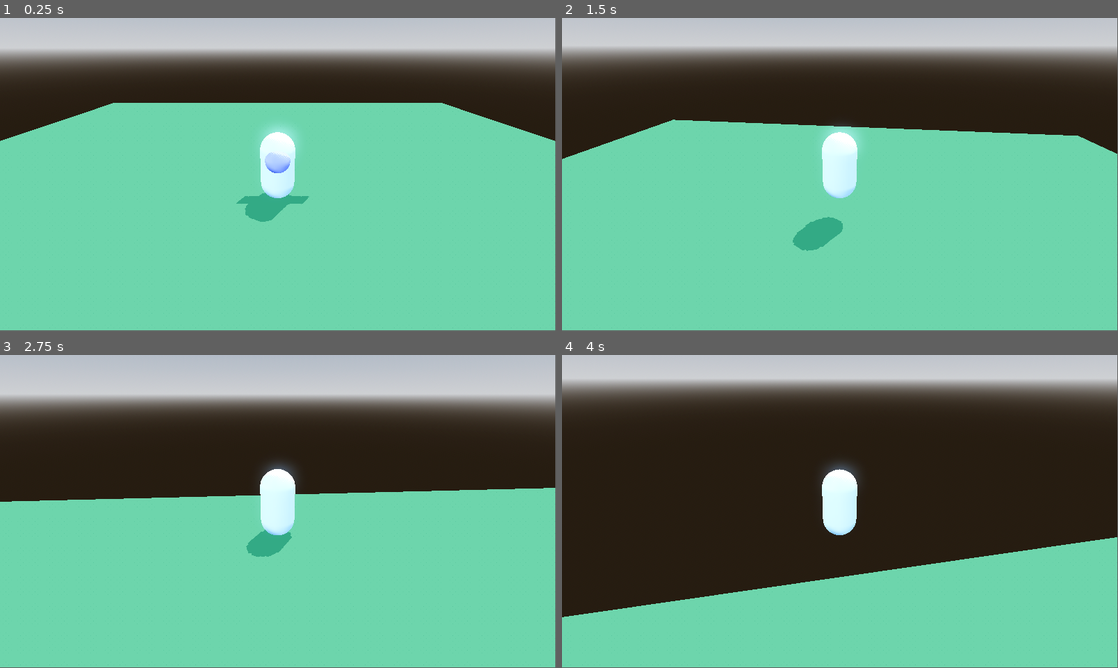
Above: before the commit, frames 1-4 (two rows, left to right).
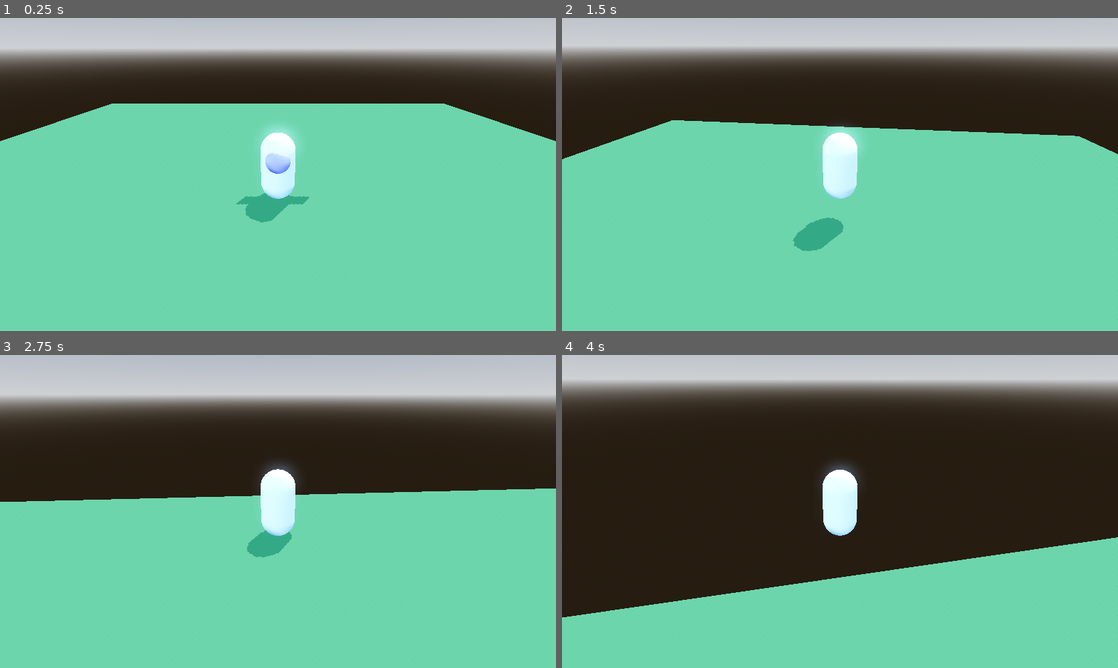
Above: after the commit, the same moments.

Repository: kyle-hessel/godot-narrative-prototype
Game: Godot game, scene res://scenes/main.tscn
The game is run twice, just before and just after one commit, with the same random seed, the same clock (stepped at 60 frames per second) and the same inputs.
Inputs (mouse positions are in pixels of both pictures, inside the frame that each line leads up to):
- Up to frame 1 (0.25 s): no input
- Up to frame 2 (1.5 s): tap Enter at 0.5 s; move the mouse to (867, 171) at 0.52 s; hold 1 (combat_action1) 0.53-1.28 s; hold W (forward) from 0.53 s (still down); tap Space (jump) at 0.77 s; move the mouse to (812, 174) at 1.27 s; tap 2 (combat_action2) at 1.35 s
- Up to frame 3 (2.75 s): keep holding W (forward); tap Space (jump) at 1.52 s; move the mouse to (289, 505) at 2.02 s; hold 3 (combat_action3) from 2.03 s (still down)
- Up to frame 4 (4 s): keep holding W (forward); move the mouse to (834, 514) at 2.77 s; release 3 (combat_action3) at 2.78 s; tap 4 (combat_action4) at 2.85 s; tap Space (jump) at 3.02, 3.77 s; move the mouse to (878, 514) at 3.52 s; tap R (day_increment_test) at 3.6 s
In our replay, the window is 799x449 before the commit and 800x450 after it. These sizes can differ from the game's own. Grey fills any space a smaller window leaves; there, only what the larger window draws over its background counts as a difference.

The runs differ from the first frame. In frame 1, 0.3% of the frame differs, in the area x 0-100%, y 0-66%; in frame 2, 0.2%; in frame 3, 0.2%; in frame 4, 0.2%.

Commit message:
Rearranged calendar_ui a bit with better spacing, set some initial basic theme overrides on the calendar_theme, and set the project's window stretch mode to canvas_items to preserve 2D UI scaling at any resolution, which works great! I am also opting for now to force keep aspect and turn the resizable window off, as I don't really see myself using a resizable window that isn't at a fixed aspect ratio (albeit one thing I should keep in mind is ultrawide monitors).

Diff:
--- a/assets/UI/calendar_theme.tres
+++ b/assets/UI/calendar_theme.tres
@@ -1,3 +1,5 @@
 [gd_resource type="Theme" format=3 uid="uid://b2s7haww6nd6t"]
 
 [resource]
+HeaderLarge/font_sizes/font_size = 48
+HeaderMedium/font_sizes/font_size = 36
--- a/project.godot
+++ b/project.godot
@@ -19,6 +19,11 @@
 
 GameManager="*res://scenes/singletons/game_manager.tscn"
 UIManager="*res://scenes/singletons/ui_manager.tscn"
+
+[display]
+
+window/size/resizable=false
+window/stretch/mode="canvas_items"
 
 [input]
 
--- a/scenes/UI/calendar_ui.tscn
+++ b/scenes/UI/calendar_ui.tscn
@@ -22,28 +22,50 @@
 [node name="CalendarInsideMargin" type="MarginContainer" parent="CalendarOutsideMargin/CalendarContainer"]
 layout_mode = 2
 theme_override_constants/margin_left = 20
-theme_override_constants/margin_top = 20
+theme_override_constants/margin_top = 15
 theme_override_constants/margin_right = 20
 theme_override_constants/margin_bottom = 20
 
 [node name="CalendarVBox" type="VBoxContainer" parent="CalendarOutsideMargin/CalendarContainer/CalendarInsideMargin"]
 layout_mode = 2
 
+[node name="CalendarTitle" type="Label" parent="CalendarOutsideMargin/CalendarContainer/CalendarInsideMargin/CalendarVBox"]
+layout_mode = 2
+text = "Altitude University Academic Calendar"
+
+[node name="Control" type="Control" parent="CalendarOutsideMargin/CalendarContainer/CalendarInsideMargin/CalendarVBox"]
+custom_minimum_size = Vector2(0, 10)
+layout_mode = 2
+
 [node name="TitleHBox" type="HBoxContainer" parent="CalendarOutsideMargin/CalendarContainer/CalendarInsideMargin/CalendarVBox"]
 layout_mode = 2
-size_flags_horizontal = 4
+
+[node name="LeftMonthTitleSpacer" type="Control" parent="CalendarOutsideMargin/CalendarContainer/CalendarInsideMargin/CalendarVBox/TitleHBox"]
+layout_mode = 2
+size_flags_horizontal = 3
+size_flags_stretch_ratio = 2.0
 
 [node name="MonthTitle" type="Label" parent="CalendarOutsideMargin/CalendarContainer/CalendarInsideMargin/CalendarVBox/TitleHBox"]
 layout_mode = 2
-theme_override_font_sizes/font_size = 25
-text = "January"
+size_flags_horizontal = 3
+size_flags_stretch_ratio = 0.7
+theme_type_variation = &"HeaderMedium"
+text = "August"
 horizontal_alignment = 1
 
 [node name="YearTitle" type="Label" parent="CalendarOutsideMargin/CalendarContainer/CalendarInsideMargin/CalendarVBox/TitleHBox"]
 layout_mode = 2
-theme_override_font_sizes/font_size = 25
+size_flags_horizontal = 3
+size_flags_stretch_ratio = 0.6
+theme_type_variation = &"HeaderMedium"
 text = "2024
 "
+horizontal_alignment = 1
+
+[node name="RightMonthTitleSpacer" type="Control" parent="CalendarOutsideMargin/CalendarContainer/CalendarInsideMargin/CalendarVBox/TitleHBox"]
+layout_mode = 2
+size_flags_horizontal = 3
+size_flags_stretch_ratio = 2.0
 
 [node name="DaysGrid" type="GridContainer" parent="CalendarOutsideMargin/CalendarContainer/CalendarInsideMargin/CalendarVBox"]
 layout_mode = 2
